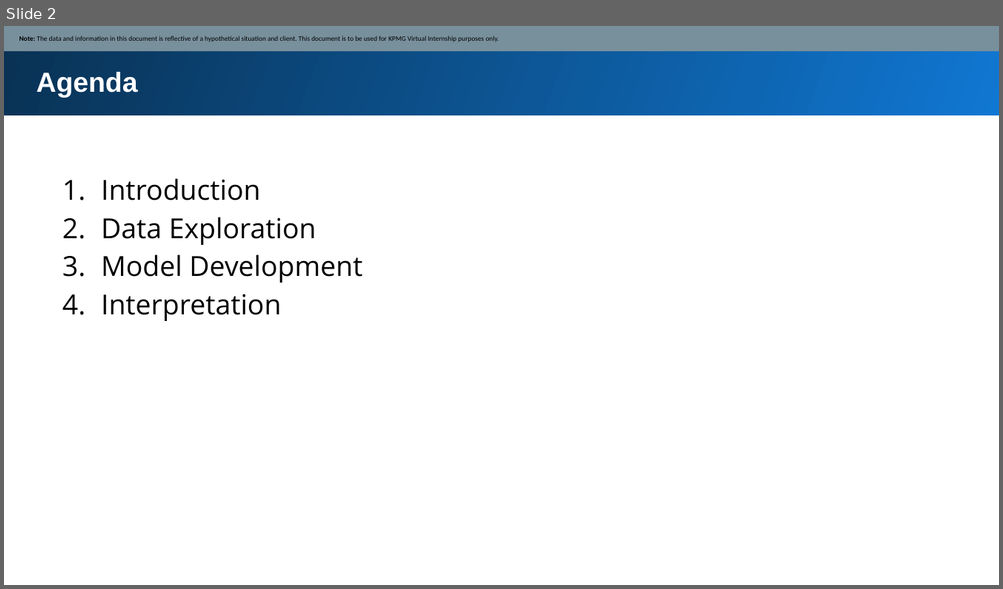
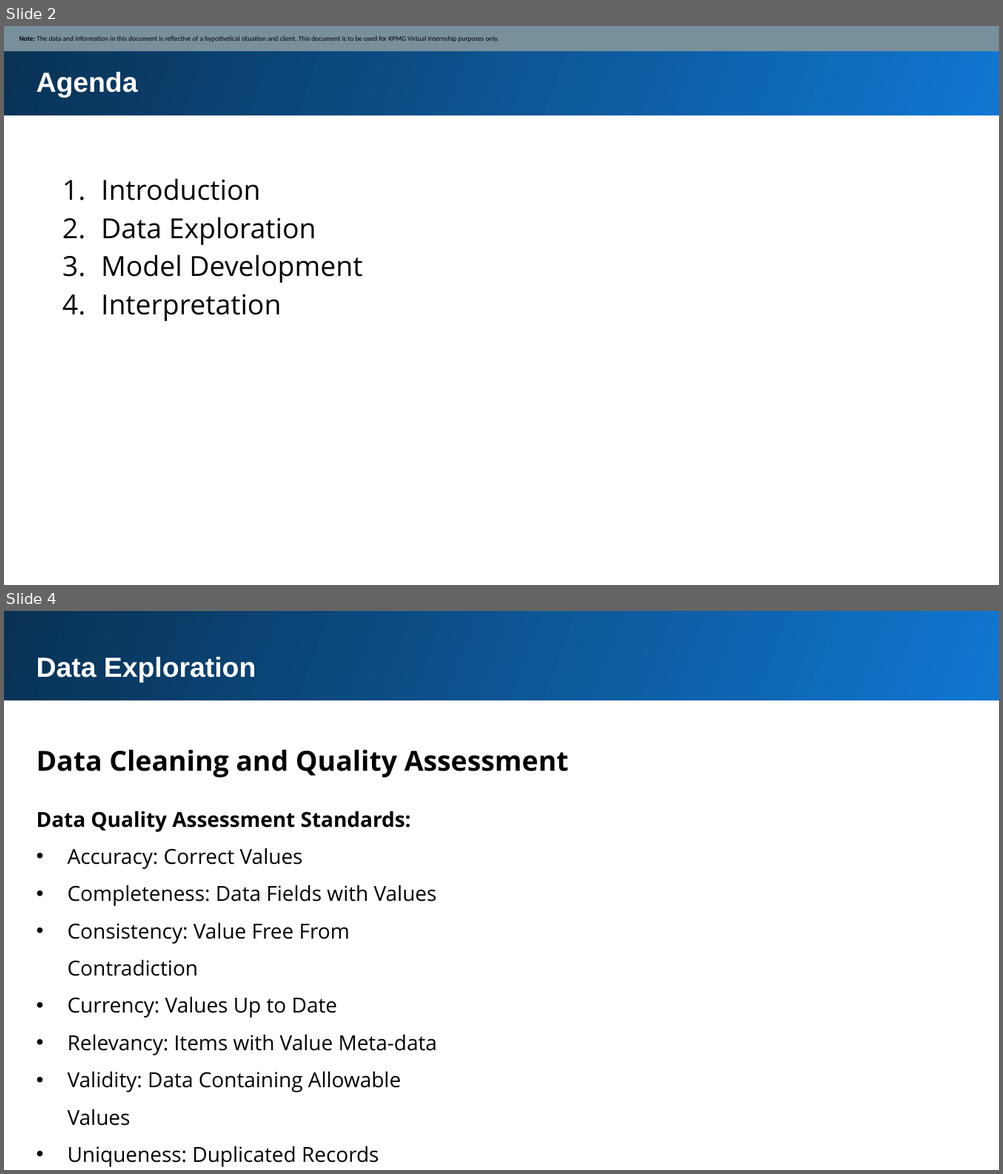
Before and after one commit to daniel8691/Market_strategy_analysis, a slide deck: Module_two/Module_2_Template_slide.pptx. Shown one above the other, each under a label of ours: slide 2 before the commit, slides 2 and 4 after it; the slides between them are not shown. The pictures are 1003x589 and 1003x1174 pixels, drawn with LibreOffice and Linux fonts; fonts in the diff are those of the drawing. Boxes give left, top, right and bottom in pixels: in the first picture for what was removed or moved away, otherwise in the second. Text is boxed around its words. In the diff, an @@ line names an element or a change of style, - is before the commit and + after.

```diff
--- a/Module_two/Module_2_Template_slide.pptx
+++ b/Module_two/Module_2_Template_slide.pptx
@@ slide 4 added at [4,611,999,1170], background #FFFFFF @@
@@ rectangle added at [4,611,999,701], fill gradient #1077D2 to #093153 @@
@@ text added at [37,657,256,683], 20 pt, text #FFFFFF, bold @@
+Data Exploration
@@ text added at [37,749,569,777], 20 pt, text #000000, bold @@
+Data Cleaning and Quality Assessment
@@ text added at [37,811,438,1126], 15 pt, text #000000 @@
+Data Quality Assessment Standards:
+• Accuracy: Correct Values
+• Completeness: Data Fields with Values
+• Consistency: Value Free From Contradiction
+• Currency: Values Up to Date
+• Relevancy: Items with Value Meta-data
+• Validity: Data Containing Allowable Values
+• Uniqueness: Duplicated Records
```
Also in this commit, not shown: 1 slide changed, 11 other slides added, 5 slides removed, 17 other files.
